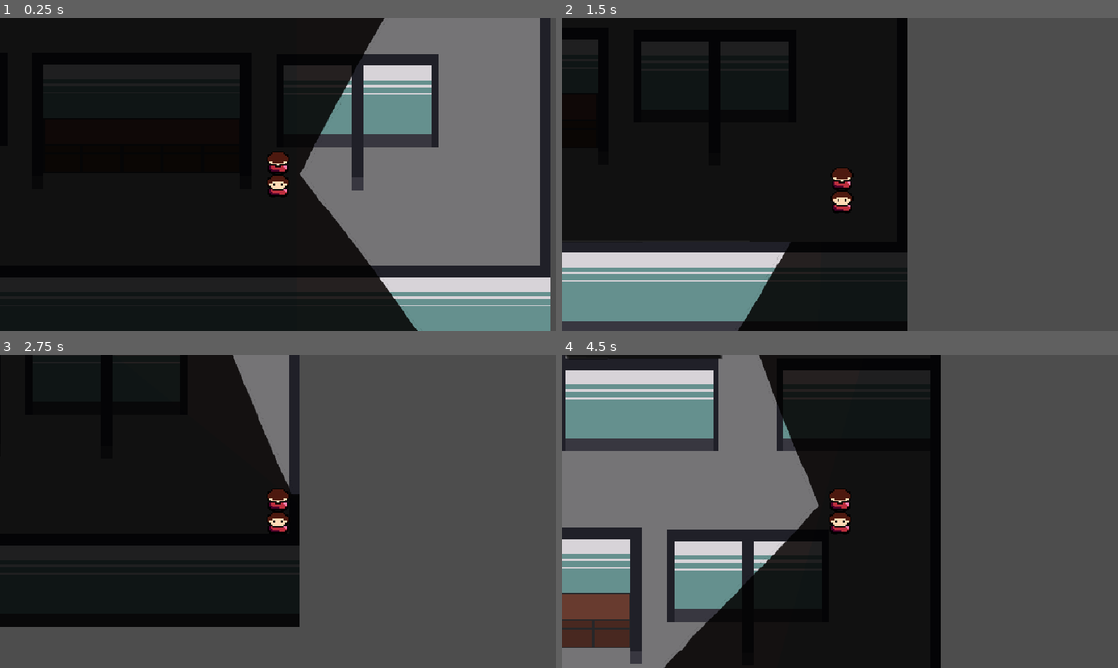
Above: before the commit, frames 1-4 (two rows, left to right).
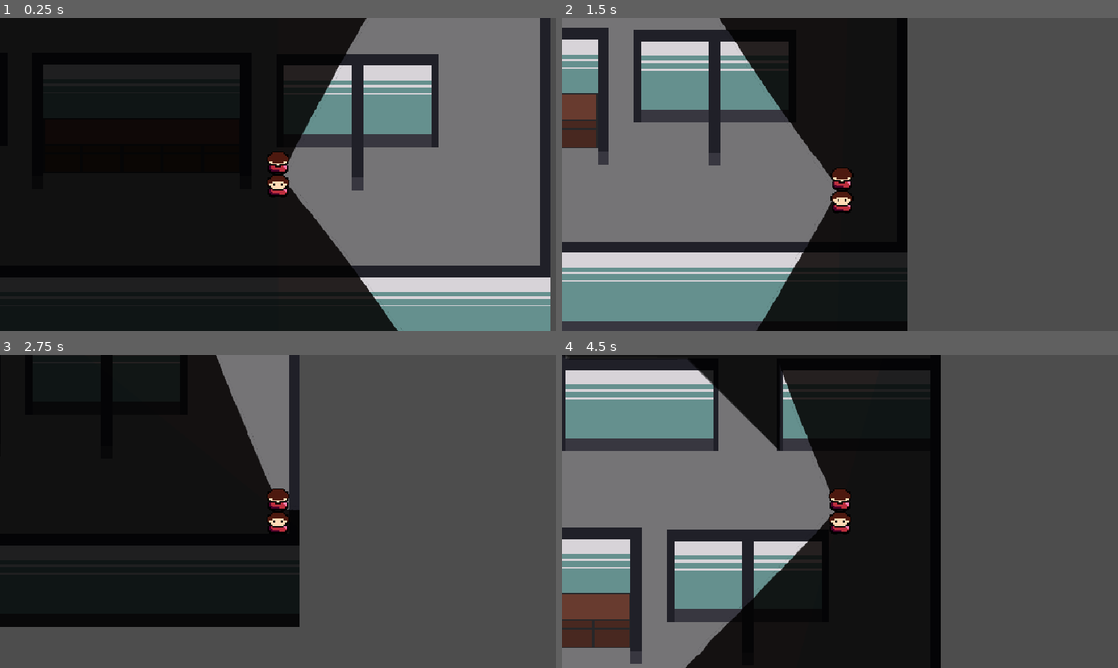
Above: after the commit, the same moments.

Repository: ygda-org/brackeys-26.2
Game: Godot game, scene res://main/main.tscn
The game is run twice, just before and just after one commit, with the same random seed, the same clock (stepped at 60 frames per second) and the same inputs. Sound files missing from this copy of the repository are replaced by a short silence.
Inputs (mouse positions are in pixels of both pictures, inside the frame that each line leads up to):
- Up to frame 1 (0.25 s): no input
- Up to frame 2 (1.5 s): tap Enter at 0.5 s; move the mouse to (962, 158) at 0.52 s; hold D (right) 0.53-1.28 s; click (962, 158) at 0.6 s; move the mouse to (728, 190) at 1.27 s; hold S (down) from 1.28 s (still down); click (728, 190) at 1.35 s
- Up to frame 3 (2.75 s): move the mouse to (333, 442) at 2.02 s; release S (down) at 2.03 s; hold D (right) from 2.03 s (still down); click (333, 442) at 2.1 s
- Up to frame 4 (4.5 s): move the mouse to (812, 574) at 2.77 s; release D (right) at 2.78 s; hold W (up) 2.78-3.53 s; click (812, 574) at 2.85 s; move the mouse to (1006, 558) at 3.52 s; hold A (left) from 3.53 s (still down); click (1006, 558) at 3.6 s; move the mouse to (673, 464) at 4.27 s; click (673, 464) at 4.35 s

The runs differ from the first frame. In frame 1, 3.4% of the frame differs, in the area x 51-76%, y 0-100%; in frame 2, 30%, in the area x 0-50%, y 0-100%; in frame 3, 1.5%; in frame 4, 5.4%.

Commit message:
fwegerhr

Diff:
--- a/globals/game_state.gd
+++ b/globals/game_state.gd
@@ -1,4 +1,7 @@
 extends Node
+
+signal day_started
+signal day_ended
 
 var camera: Camera2D
 
@@ -15,6 +18,14 @@
 
 var home_positions = []
 
+var productivity_points: int = 0
+
+func _ready():
+	day_started.connect(start_day)
+
+func start_day():
+	productivity_points = 0
+
 func get_open_home_position():
 	for pos in home_positions:
 		if pos.is_open:
--- a/player/player.tscn
+++ b/player/player.tscn
@@ -49,13 +49,12 @@
 [node name="VisionArm" type="Node2D" parent="." unique_id=1480016774]
 
 [node name="ConeLight" type="PointLight2D" parent="VisionArm" unique_id=773722785]
-position = Vector2(47, -50)
 rotation = 1.5707964
 scale = Vector2(5.46875, 6.8281245)
 shadow_enabled = true
 shadow_filter = 1
 texture = ExtResource("3_g1dw6")
-offset = Vector2(6, -22)
+offset = Vector2(-3, -27)
 texture_scale = 0.05
 
 [node name="EmployeeScan" type="Area2D" parent="VisionArm" unique_id=40700012]
--- /dev/null
+++ b/ui/hud/hud.gd
@@ -0,0 +1,10 @@
+extends Control
+
+func _ready():
+	$DayTimer.max_value = GameState.day_length
+	$DayTimer.value = GameState.day_length
+
+func _process(delta):
+	$DayTimer.value -= delta
+	if $DayTimer.value < 0.1:
+		GameState.day_ended.emit()
--- /dev/null
+++ b/ui/hud/hud.tscn
@@ -0,0 +1,25 @@
+[gd_scene format=3 uid="uid://cu5d4okbwduef"]
+
+[ext_resource type="Script" uid="uid://bfxwbe87tvgs0" path="res://ui/hud/hud.gd" id="1_xmswo"]
+
+[sub_resource type="Gradient" id="Gradient_4d6w6"]
+
+[sub_resource type="GradientTexture2D" id="GradientTexture2D_jyp3o"]
+gradient = SubResource("Gradient_4d6w6")
+
+[node name="Hud" type="Control" unique_id=838389343]
+layout_mode = 3
+anchors_preset = 15
+anchor_right = 1.0
+anchor_bottom = 1.0
+grow_horizontal = 2
+grow_vertical = 2
+script = ExtResource("1_xmswo")
+
+[node name="DayTimer" type="TextureProgressBar" parent="." unique_id=1450156580]
+layout_mode = 0
+offset_right = 40.0
+offset_bottom = 40.0
+value = 96.0
+fill_mode = 5
+texture_progress = SubResource("GradientTexture2D_jyp3o")
Not shown, added: ui/hud/hud.gd.uid
